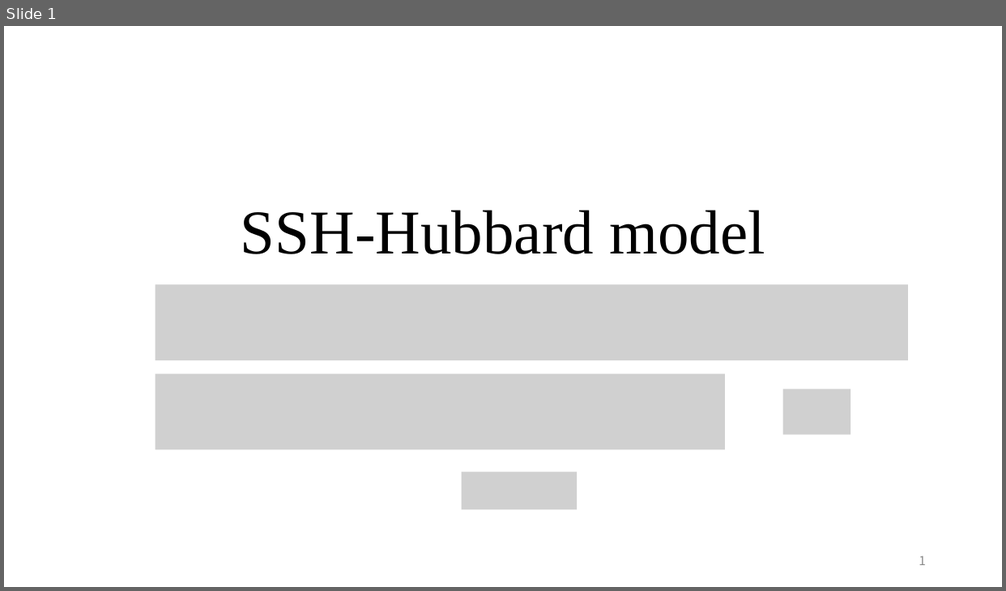
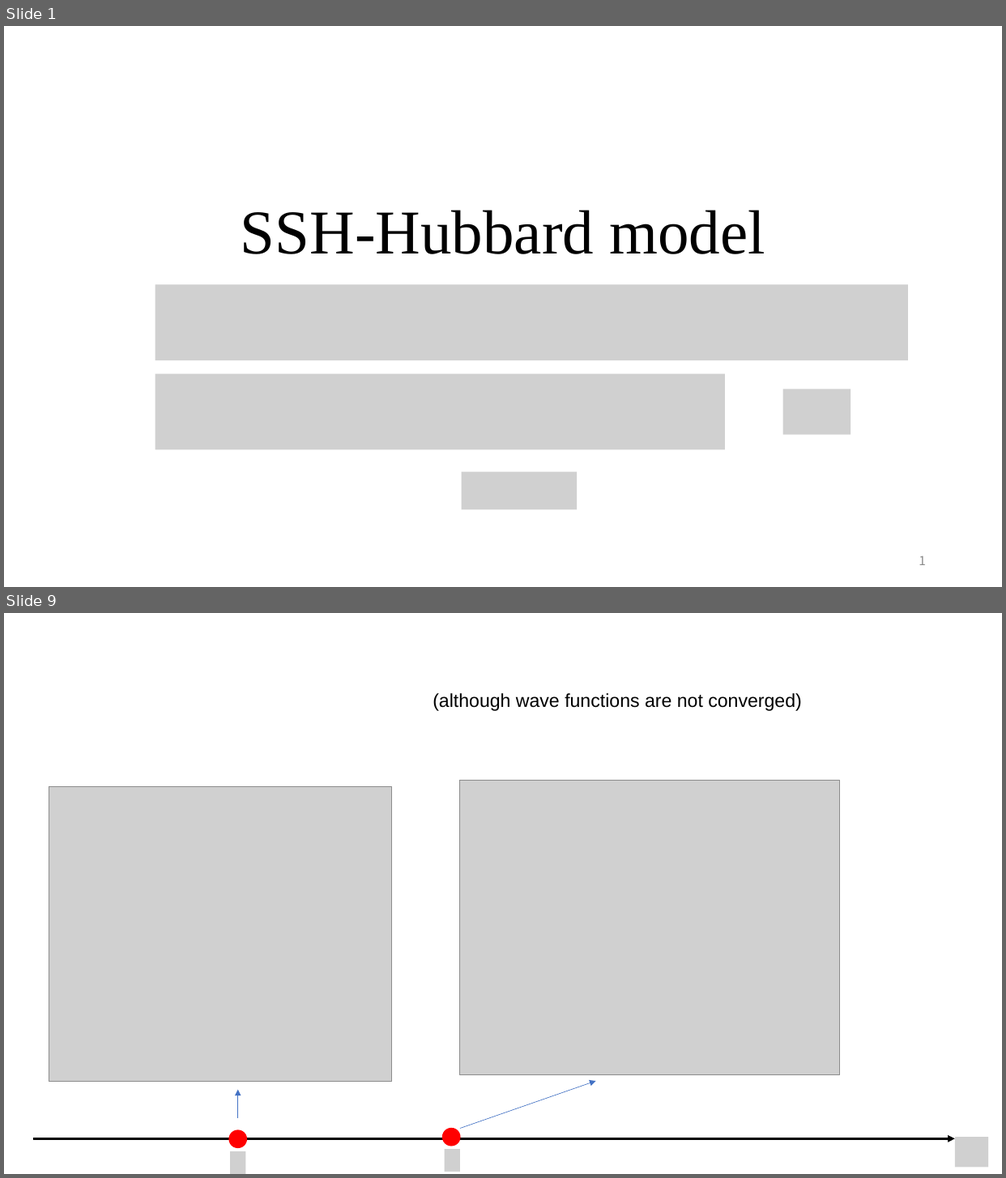
Before and after one commit to QuantumLiquids/SSH-Hubbard, a slide deck: note/SSH-Hubbard-Note6.pptx. Shown one above the other, each under a label of ours: slide 1 before the commit, slides 1 and 9 after it; the slides between them are not shown. The pictures are 1006x591 and 1006x1178 pixels, drawn with LibreOffice and Linux fonts; fonts in the diff are those of the drawing; grey boxes stand for pictures. Boxes give left, top, right and bottom in pixels: in the first picture for what was removed or moved away, otherwise in the second. Text is boxed around its words. In the diff, an @@ line names an element or a change of style, - is before the commit and + after.

```diff
--- a/note/SSH-Hubbard-Note6.pptx
+++ b/note/SSH-Hubbard-Note6.pptx
@@ slide 9 added at box(4, 613, 1002, 1174), background #FFFFFF @@
@@ text added at box(432, 693, 801, 711), 18 pt, text #000000 @@
+(although wave functions are not converged)
@@ picture added at box(460, 781, 839, 1075) @@
@@ picture added at box(49, 786, 392, 1081) @@
@@ arrow added from (237, 1118) to (237, 1090), #4472C4 0.5 pt @@
@@ arrow added from (460, 1129) to (596, 1082), #4472C4 0.5 pt @@
@@ arrow added from (33, 1139) to (955, 1139), #000000 2.25 pt @@
@@ ellipse added at box(229, 1131, 246, 1148), fill #FF0000, outline #FF0000 1 pt @@
@@ ellipse added at box(443, 1129, 460, 1146), fill #FF0000, outline #FF0000 1 pt @@
@@ picture added at box(955, 1137, 988, 1167) @@
@@ picture added at box(230, 1152, 246, 1174) @@
@@ picture added at box(444, 1150, 460, 1172) @@
```
Also in this commit, not shown: 2 slides changed, 4 other slides added, 2 slides removed, 20 other files.
